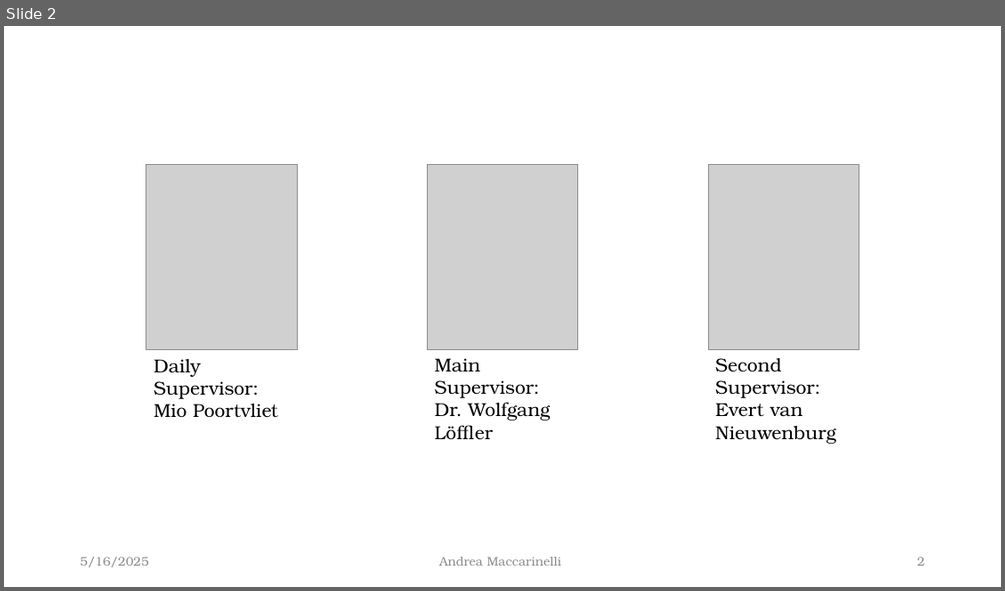
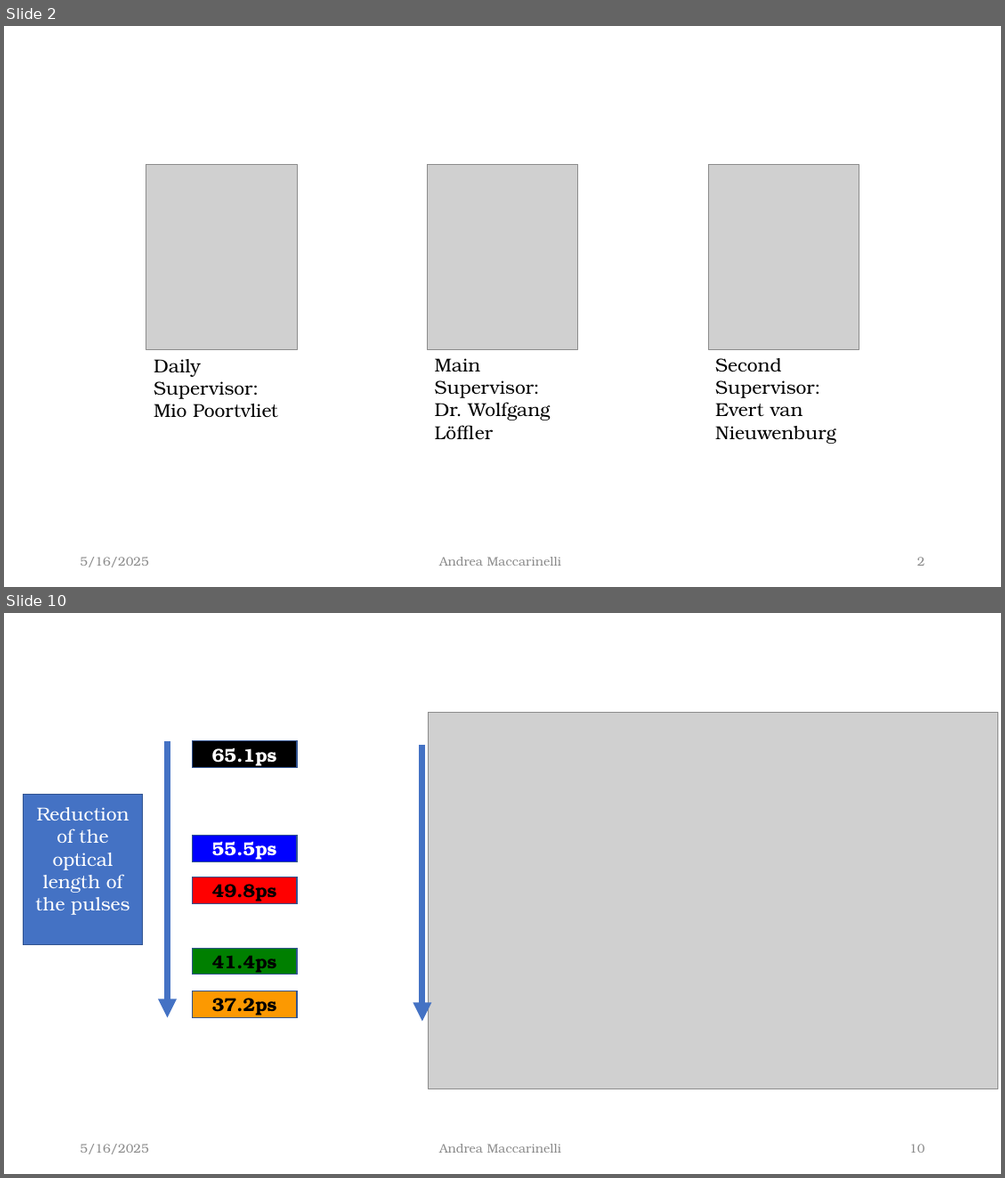
Before and after one commit to McMysterio23/MSc-Project, a slide deck: Midterm_Presentation/The effect of temporal jitter on single photon.pptx. Shown one above the other, each under a label of ours: slide 2 before the commit, slides 2 and 10 after it; the slides between them are not shown. The pictures are 1005x591 and 1005x1178 pixels, drawn with LibreOffice and Linux fonts; fonts in the diff are those of the drawing; grey boxes stand for pictures. Boxes give left, top, right and bottom in pixels: in the first picture for what was removed or moved away, otherwise in the second. Text is boxed around its words. In the diff, an @@ line names an element or a change of style, - is before the commit and + after.

```diff
--- a/Midterm_Presentation/The effect of temporal jitter on single photon.pptx
+++ b/Midterm_Presentation/The effect of temporal jitter on single photon.pptx
@@ slide 10 added at (x1=4, y1=613, x2=1001, y2=1174), background #FFFFFF @@
@@ picture added at (x1=428, y1=712, x2=998, y2=1088) @@
@@ group added at (x1=23, y1=741, x2=297, y2=1018): 6 rectangles, 1 arrow @@
+65.1ps
+55.5ps
+49.8ps
+41.4ps
+37.2ps
+Reduction of the optical length of the pulses
@@ arrow added from (422, 745) to (422, 1022), #4472C4 6 pt @@
@@ text added at (x1=80, y1=1143, x2=148, y2=1154), 12 pt, text #8C8C8C @@
+5/16/2025
@@ text added at (x1=439, y1=1143, x2=561, y2=1152), 12 pt, text #8C8C8C @@
+Andrea Maccarinelli
@@ page number added at (x1=909, y1=1143, x2=924, y2=1152), 12 pt, text #8C8C8C @@
+10
```
Also in this commit, not shown: 6 slides changed, 7 other slides added, 2 other files.
